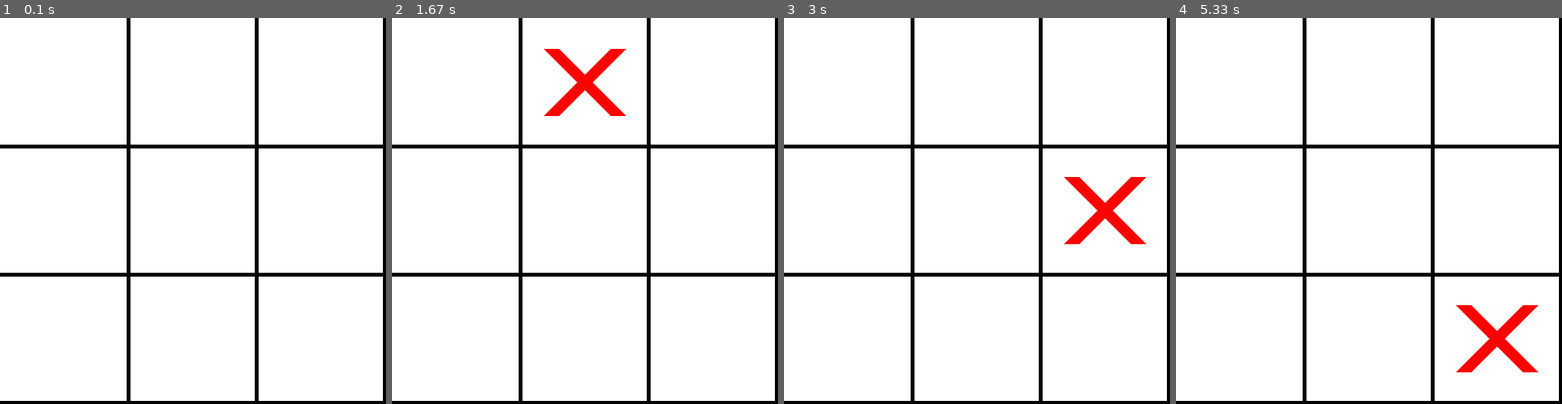
Above: before the commit, frames 1-4 (left to right).
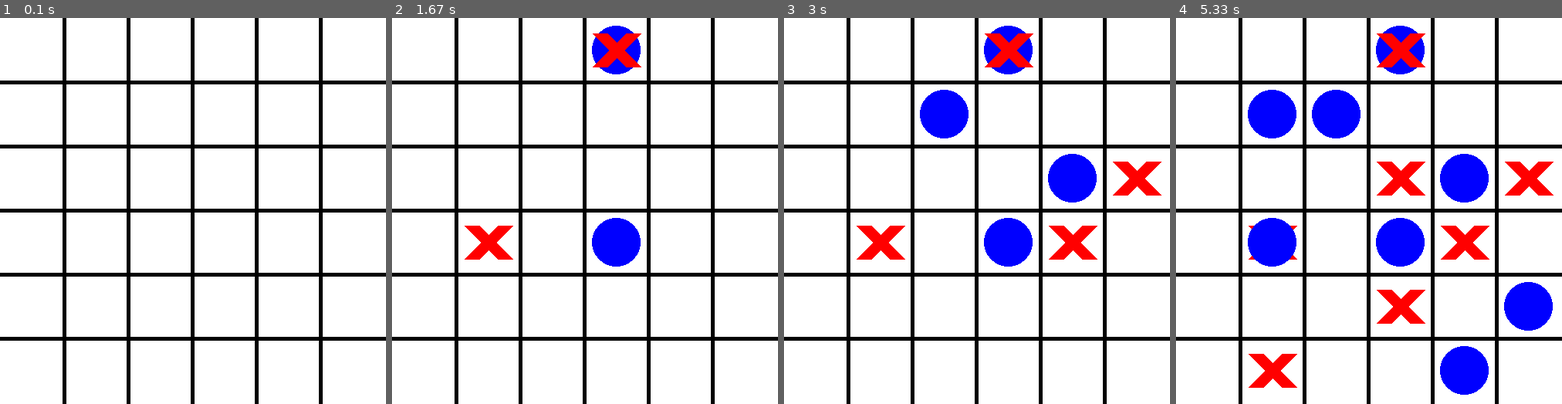
Above: after the commit, the same moments.

Repository: Magoninho/tic-tac-toe-pygame
Game: pygame game, started from main.py
Same seed, same stepped clock (60 frames per second), same inputs: the game is played once before the commit and once after it.
Inputs (mouse positions are in pixels of both pictures, inside the frame that each line leads up to):
- Up to frame 1 (0.1 s): no input
- Up to frame 2 (1.67 s): click (585, 211) at 0.38 s; click (492, 214) at 0.72 s; click (642, 75) at 1.05 s; click (592, 79) at 1.38 s
- Up to frame 3 (3 s): click (965, 145) at 1.72 s; click (1077, 272) at 2.05 s; click (1077, 176) at 2.38 s; click (1115, 180) at 2.72 s
- Up to frame 4 (5.33 s): click (1504, 288) at 3.05 s; click (1384, 195) at 3.38 s; click (1284, 141) at 3.72 s; click (1253, 353) at 4.05 s; click (1249, 234) at 4.38 s; click (1392, 319) at 4.72 s; click (1438, 338) at 5.05 s

The runs differ from the first frame. In frame 1, 7.3% of the frame differs, in the area x 0-100%, y 0-100%; in frame 2, 11%; in frame 3, 14%; in frame 4, 21%.

Commit message:
added a lot of cool stuff

Diff:
--- /dev/null
+++ b/docs/ideas.txt
@@ -0,0 +1,20 @@
+# How to make the drawinings stay on the screen when drawned?
+- making an array and append all the drawinings to it?
+-
+
+
+# How to make the DRAWINING of player change?
+
+# How to check if the board array is full, and which parts are AVAILABLE?
+Checking if the spot is available avoids the player override the play of your opponent (which is unfair :P)
+...
+
+# How to check if someone wins? And how to check the directions that the player won (diagonals, etc)
+To check that there was a tie, the board must be full AND without any wins.
+To someone win, the board can be full or not (because it could be the last play).
+So there are two diferent conditions:
+- if the board is full/there's no spots available AND no wins then: tie
+- if he have some win : the player wins
+
+
+# How to draw the line that shows who won?
--- a/main.py
+++ b/main.py
@@ -22,47 +22,57 @@
 
 
 class Board:
-    def __init__(self, screen, cols_and_rows):
+    def __init__(self, screen, player_class, cols_and_rows):
         self.screen = screen
         self.cols_and_rows = cols_and_rows
         self.board = [
             ['' for _ in range(self.cols_and_rows)] for _ in range(self.cols_and_rows)
         ]
+        self.player = player_class
         self.mouse_x = None
         self.mouse_y = None
 
     def draw_board(self):
-        # TODO: COMENTAR ESSA PARTE (COMENTAR MUITO)
         self.x_off = SCREEN_SIZE[0] // len(self.board)
         self.y_off = SCREEN_SIZE[1] // len(self.board)
 
-        for i in range((len(self.board))):
+        for i in range((len(self.board))-1):
             pygame.draw.line(
                 self.screen, colors['BLACK'], (0, (i + 1) * self.x_off), (SCREEN_SIZE[0], (i + 1) * self.y_off), 5)
 
-            for j in range(len(self.board[i])):
+            for j in range(len(self.board[i])-1):
                 pygame.draw.line(
                     self.screen, colors['BLACK'], ((j + 1) * self.x_off, 0), ((j + 1) * self.y_off, SCREEN_SIZE[0]), 5)
         self.draw_players()
 
-    def play(self, mouse_pos, player):
+    def play(self, mouse_pos):
         self.mouse_x = int(mouse_pos[0] // self.x_off)
         self.mouse_y = int(mouse_pos[1] // self.y_off)
 
-        player.change_players()
-        self.board[self.mouse_y][self.mouse_x] = player.players[player.current_player]
-        print(self.board)
+        self.player.change_players()
+        # adds to the board and X or an O
+        self.board[self.mouse_y][self.mouse_x] = self.player.players[self.player.current_player]
+        print(self.board)  # remove this after
 
     def draw_players(self):
+
         lp = 120 // self.cols_and_rows
+
+        # como as coordenadas do mouse começam como None, eu tenho que verificar antes de executar
         if self.mouse_x is not None and self.mouse_y is not None:
-            pygame.draw.line(
-                self.screen, colors['RED'], ((self.mouse_x)*self.x_off+lp, (self.mouse_y)*self.y_off+lp), ((self.mouse_x + 1)*self.x_off-lp, (self.mouse_y+1)*self.y_off-lp), 20)
-            pygame.draw.line(
-                self.screen, colors['RED'], ((self.mouse_x)*self.x_off + lp, (self.mouse_y + 1)*self.y_off - lp), ((self.mouse_x + 1)*self.x_off - lp, (self.mouse_y)*self.y_off + lp), 20)
+            # checa qual jogador será desenhado a partir da variavel current_player da classe Player
 
-        # pygame.draw.ellipse(
-        #     self.screen, colors['BLUE'], (0 + lp/2, 0 + lp/2, 100, 100), 20)
+            # se for o X
+            if self.player.current_player is 0:
+                pygame.draw.line(
+                    self.screen, colors['RED'], ((self.mouse_x)*self.x_off+lp, (self.mouse_y)*self.y_off+lp), ((self.mouse_x + 1)*self.x_off-lp, (self.mouse_y+1)*self.y_off-lp), lp)
+                pygame.draw.line(
+                    self.screen, colors['RED'], ((self.mouse_x) * self.x_off + lp, (self.mouse_y + 1) * self.y_off - lp), ((self.mouse_x + 1) * self.x_off - lp, (self.mouse_y) * self.y_off + lp), lp)
+
+            # se for a bola
+            elif self.player.current_player is 1:
+                pygame.draw.ellipse(self.screen, colors['BLUE'], ((
+                    self.mouse_x)*self.x_off + lp/2, (self.mouse_y)*self.y_off + lp/2, self.x_off - lp, self.y_off - lp), 0)
 
 
 class Game:
@@ -73,11 +83,12 @@
         self.keys = pygame.key.get_pressed()
         self.clock = pygame.time.Clock()
         self.fps = 60
-        self.Board = Board(self.screen, cols_and_rows=3)
         self.Player = Player()
+        self.Board = Board(self.screen, self.Player, cols_and_rows=6)
+        self.screen.fill(colors['WHITE'])
 
     def render(self):
-        self.screen.fill(colors['WHITE'])
+
         self.Board.draw_board()
         pygame.display.update()
 
@@ -97,7 +108,7 @@
                     exit()
             if event.type == pygame.MOUSEBUTTONDOWN:
                 self.mouse = pygame.mouse.get_pos()
-                self.Board.play(self.mouse, self.Player)
+                self.Board.play(self.mouse)
                 self.Board.draw_players()
 
     def main_loop(self):
Not shown, added: docs/todo.txt
